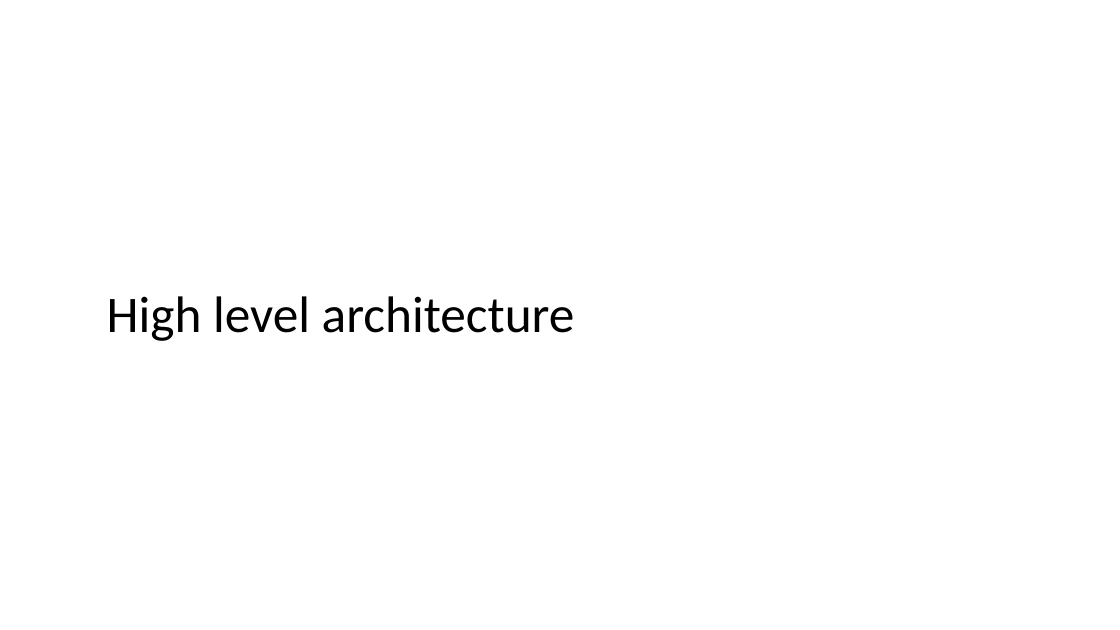
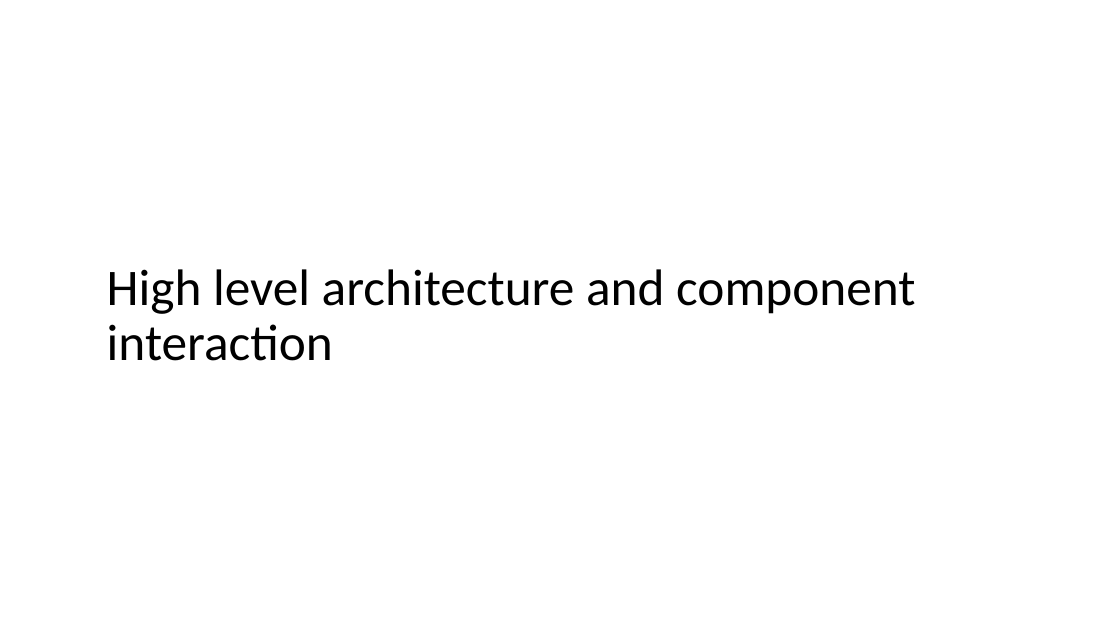
Before and after one commit to penenadpi/Software-Engineering-2-Project, a slide deck: slide 2 of Deliveries/Presentations/DD pres.pptx. Drawn at 1120x630 pixels with LibreOffice and Linux fonts; fonts in the diff are those of the drawing. Boxes give left, top, right and bottom in pixels: in the first picture for what was removed or moved away, otherwise in the second. Text is boxed around its words. In the diff, an @@ line names an element or a change of style, - is before the commit and + after.

Commit message:
PPT DD

```diff
--- a/Deliveries/Presentations/DD pres.pptx
+++ b/Deliveries/Presentations/DD pres.pptx
@@ title at (107, 269, 915, 361): text changed @@
-High level architecture
+High level architecture and component interaction
```
